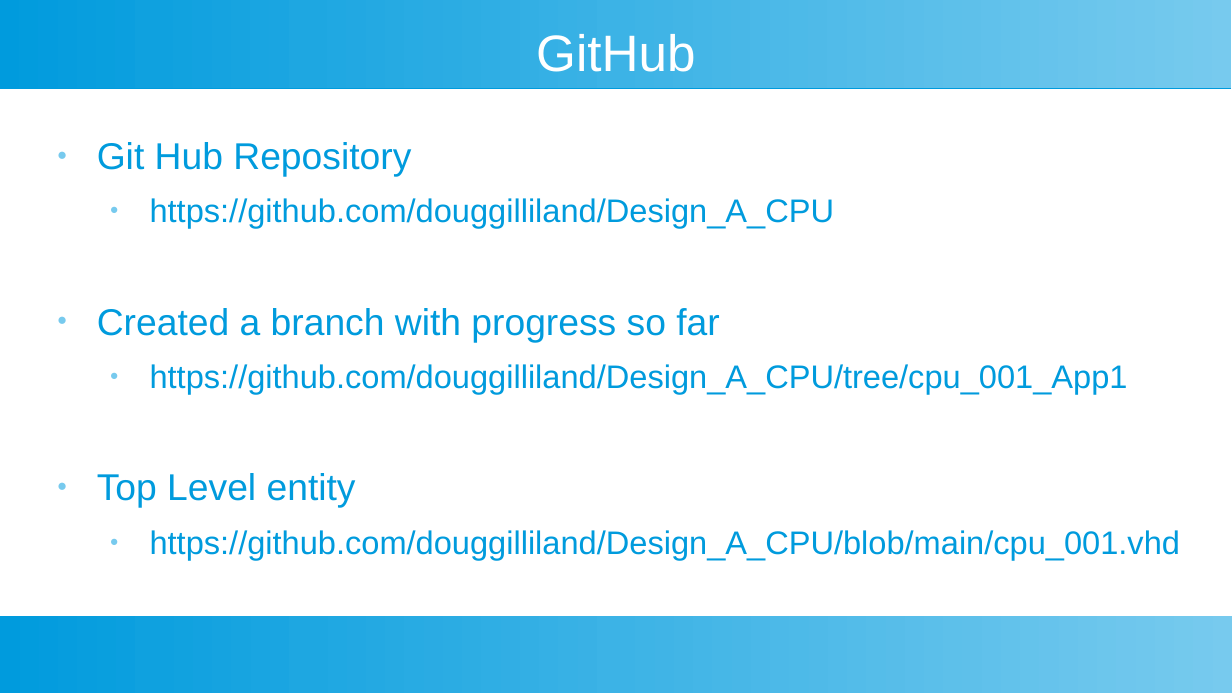
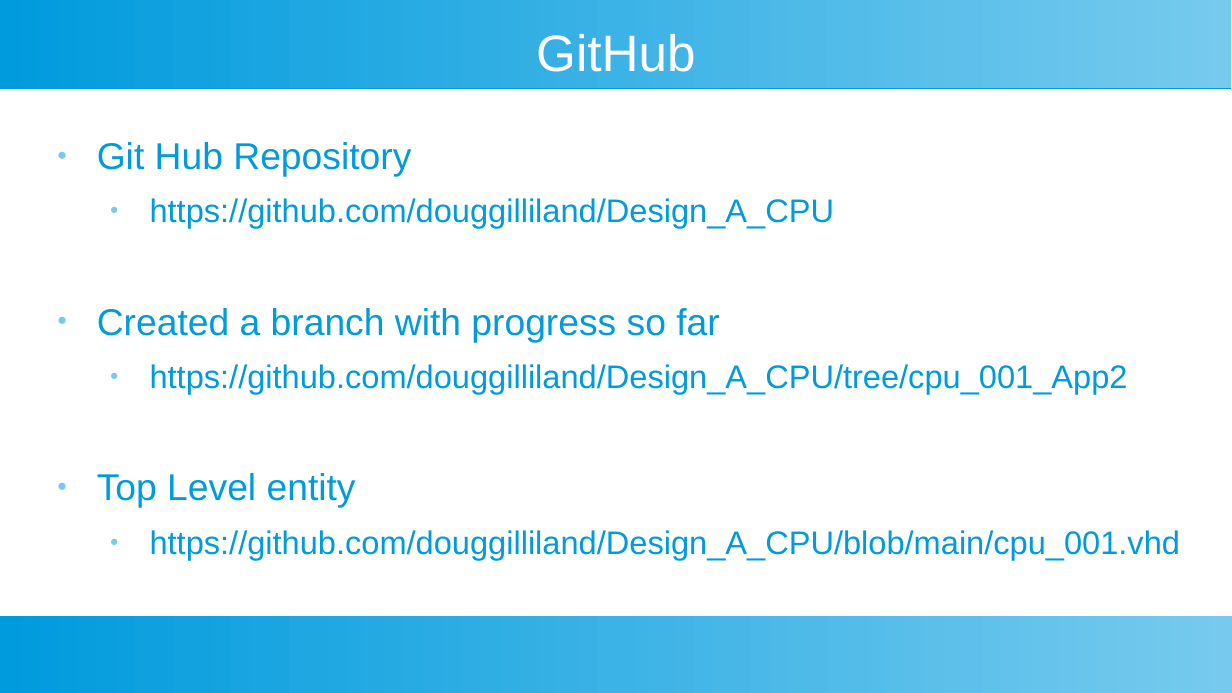
Before and after one commit to douggilliland/Design_A_CPU, a slide deck: slide 14 of Docs/DIY-FPGA-Computer-A2_JSR_RTS.odp. Drawn at 1232x693 pixels with LibreOffice and Linux fonts; fonts in the diff are those of the drawing. Boxes give left, top, right and bottom in pixels: in the first picture for what was removed or moved away, otherwise in the second. Text is boxed around its words. In the diff, an @@ line names an element or a change of style, - is before the commit and + after.

```diff
--- a/Docs/DIY-FPGA-Computer-A2_JSR_RTS.odp
+++ b/Docs/DIY-FPGA-Computer-A2_JSR_RTS.odp
@@ text at (150,198,1128,394): text changed @@
-  ● https://github.com/douggilliland/Design_A_CPU/tree/cpu_001_App1
+  ● https://github.com/douggilliland/Design_A_CPU/tree/cpu_001_App2
```
Also in this commit, not shown: 2 other slides changed, 2 other files.
